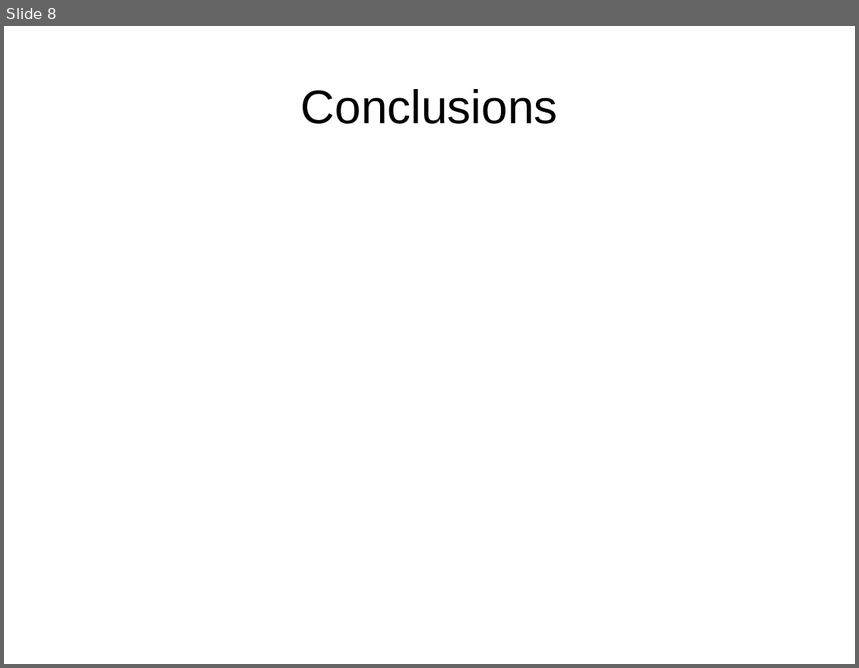
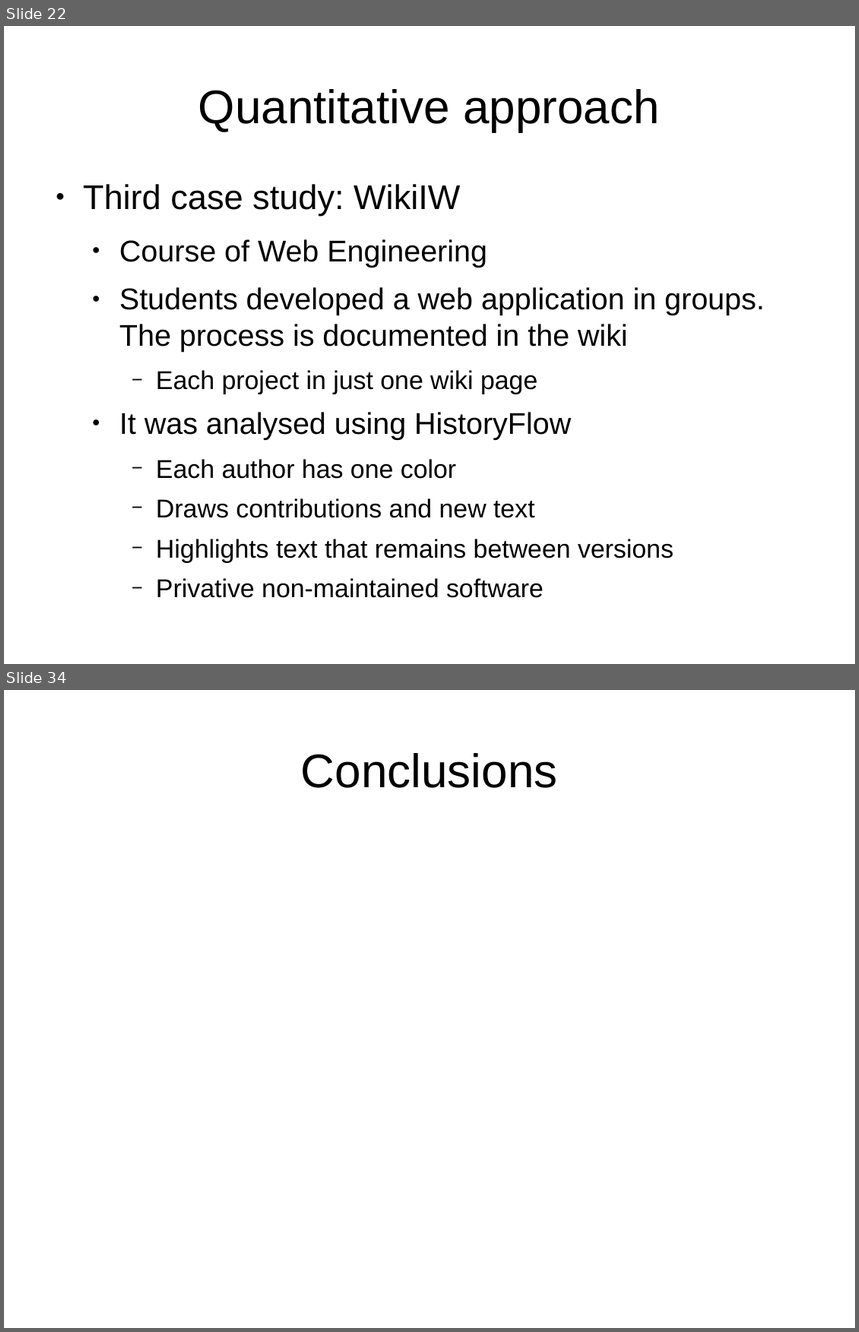
Before and after one commit to DrPantera/wikis4education, a slide deck: brunel-2014/wiki-assessment.odp. Shown one above the other, each under a label of ours: slide 8 before the commit, slides 22 and 34 after it; the slides between them are not shown. The pictures are 859x668 and 859x1332 pixels, drawn with LibreOffice and Linux fonts; fonts in the diff are those of the drawing. Boxes give left, top, right and bottom in pixels: in the first picture for what was removed or moved away, otherwise in the second. Text is boxed around its words. In the diff, an @@ line names an element or a change of style, - is before the commit and + after.

```diff
--- a/brunel-2014/wiki-assessment.odp
+++ b/brunel-2014/wiki-assessment.odp
@@ slide 22 added at bbox=[4, 26, 855, 664], background #FFFFFF @@
@@ title added at bbox=[199, 89, 660, 132], 44 pt, text #000000 @@
+Quantitative approach
@@ text added at bbox=[83, 184, 765, 598], 24 pt, text #000000 @@
+● Third case study: WikiIW
+  ● Course of Web Engineering
+  ● Students developed a web application in groups. The process is documented in the wiki
+    − Each project in just one wiki page
+  ● It was analysed using HistoryFlow
+    − Each author has one color
+    − Draws contributions and new text
+    − Highlights text that remains between versions
+    − Privative non-maintained software
@@ what was slide 8 is now slide 34 @@
```
Also in this commit, not shown: 3 slides changed, 30 other slides added, 5 slides removed.
